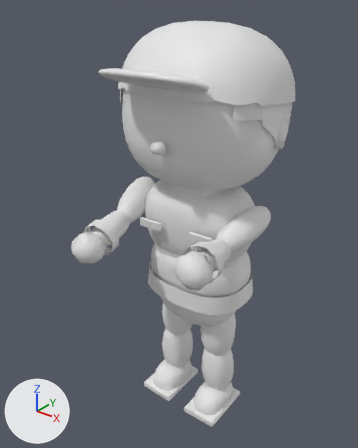
Before and after pictures for a commit that changed the glTF model models/look_m_cap.glb.
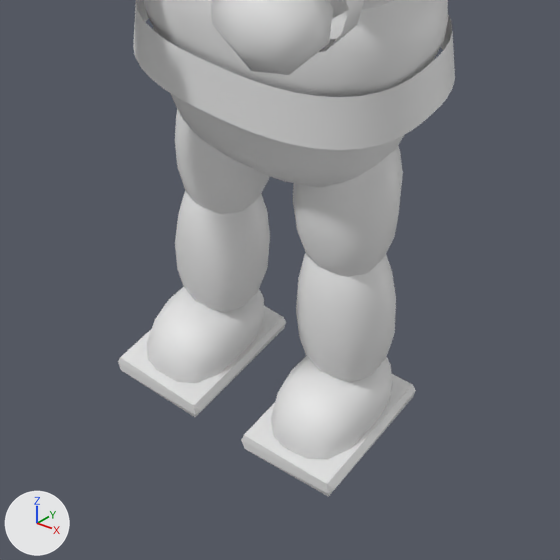
The first picture shows the older version from a 50 mm lens placed at (0.963, -1.329, 1.573), pointed at (-0.032, -0.085, 0.802). The close-ups show the older and then the newer version on the part from 29% to 80% of the width and 59% to 100% of the height of that picture. Only the edits that show in the close-ups are written down. The axes (+X, +Y, +Z) are drawn at lower left. The lights are the same throughout. Where no turn or scale is listed for an object, it has been applied to the vertices. Vertices at exactly the same position are counted once.

The first close-up shows 'foot_L.dark.25', 'foot_L.leather.2', 'foot_R.dark.27', 'foot_R.leather.5', 'hand_L.human_skin.18', 'hips.denim.6', 'lower_leg_L.denim.1', 'lower_leg_R.denim.4', 'spine.olive.13', 'spine.olive.14', 'upper_leg_L.denim.0', 'upper_leg_R.denim.3' and 3 more.
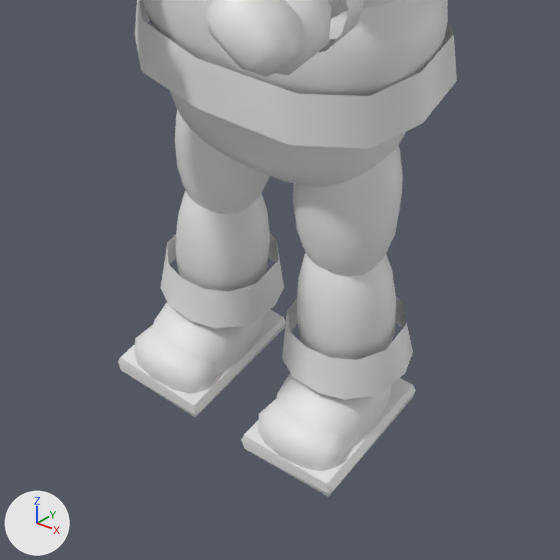
Patch to the scene script:
```diff
--- a/models/look_m_cap.glb.py
+++ b/models/look_m_cap.glb.py
@@ me_part_050 @@
 # used by ob_spine_olive_14; location = (0.0, 0.004, 0.55)
-me_part_050.from_pydata(...)  # 120 vertices, 144 faces; spans x -0.206..0.206, y -0.155..0.157, z -0.04..0.04
+me_part_050.from_pydata(...)  # 108 vertices, 176 faces; spans x -0.207..0.207, y -0.155..0.158, z -0.04..0.04
+# me_part_050 part 1: 120 vertices removed from x -0.206..0.206, y -0.155..0.157, z -0.04..0.04; 108 vertices added at x -0.207..0.207, y -0.155..0.158, z -0.04..0.04
 me_part_050.materials.append(mat_olive)
@@ me_part_124 @@
+me_part_124.from_pydata(...)  # 24 vertices, 24 faces; spans x -0.086..0.084, y -0.084..0.086, z -0.034..0.034
+me_part_124.materials.append(mat_denim)  # white #e7e7e7
@@ me_part_122 @@
+me_part_122.from_pydata(...)  # 45 vertices, 86 faces; spans x -0.0642..0.0635, y -0.0394..0.0403, z -0.0358..0.0355
+me_part_122.materials.append(mat_leather)  # white #e7e7e7
@@ me_part_119 @@
+me_part_119.from_pydata(...)  # 24 vertices, 24 faces; spans x -0.084..0.086, y -0.084..0.086, z -0.034..0.034
+me_part_119.materials.append(mat_denim)  # white #e7e7e7
@@ me_part_117 @@
+me_part_117.from_pydata(...)  # 45 vertices, 86 faces; spans x -0.0637..0.0641, y -0.0394..0.0403, z -0.0354..0.0369
+me_part_117.materials.append(mat_leather)  # white #e7e7e7
@@ me_part_120 @@
+me_part_120.from_pydata(...)  # 31 vertices, 58 faces; spans x -0.0465..0.0447, y -0.0384..0.0392, z -0.0456..0.0418
+me_part_120.materials.append(mat_human_skin)  # white #e7e7e7
@@ ob_lower_leg_r_denim_32 @@
+ob_lower_leg_r_denim_32 = bpy.data.objects.new('lower_leg_R.denim.32', me_part_124)
+ob_lower_leg_r_denim_32.location = (-0.106, -0.002, 0.125)
@@ ob_foot_r_leather_30 @@
+ob_foot_r_leather_30 = bpy.data.objects.new('foot_R.leather.30', me_part_122)
+ob_foot_r_leather_30.location = (-0.11, -0.103, 0.027)
@@ ob_lower_leg_l_denim_27 @@
+ob_lower_leg_l_denim_27 = bpy.data.objects.new('lower_leg_L.denim.27', me_part_119)
+ob_lower_leg_l_denim_27.location = (0.106, -0.002, 0.125)
@@ ob_foot_l_leather_25 @@
+ob_foot_l_leather_25 = bpy.data.objects.new('foot_L.leather.25', me_part_117)
+ob_foot_l_leather_25.location = (0.11, -0.103, 0.027)
@@ ob_hand_l_human_skin_28 @@
+ob_hand_l_human_skin_28 = bpy.data.objects.new('hand_L.human_skin.28', me_part_120)
+ob_hand_l_human_skin_28.location = (0.242, -0.39, 0.844)
```

Changed parts and their boxes [x1, y1, x2, y2] in the close-ups (560 x 560 px):
'spine.olive.14', reshaped
    before: [133, 0, 455, 150]
    after: [135, 0, 457, 149]
'hand_L.human_skin.28', added
    after: [206, 0, 306, 77]
'lower_leg_L.denim.27', added
    after: [282, 297, 413, 400]
'lower_leg_R.denim.32', added
    after: [160, 234, 284, 328]
'foot_L.leather.25', added
    after: [258, 398, 349, 471]
'foot_R.leather.30', added
    after: [134, 325, 217, 393]
'hand_L.human_skin.18', unchanged, covered by the edit
    before: [211, 0, 333, 75]
    after: [274, 0, 332, 75]
